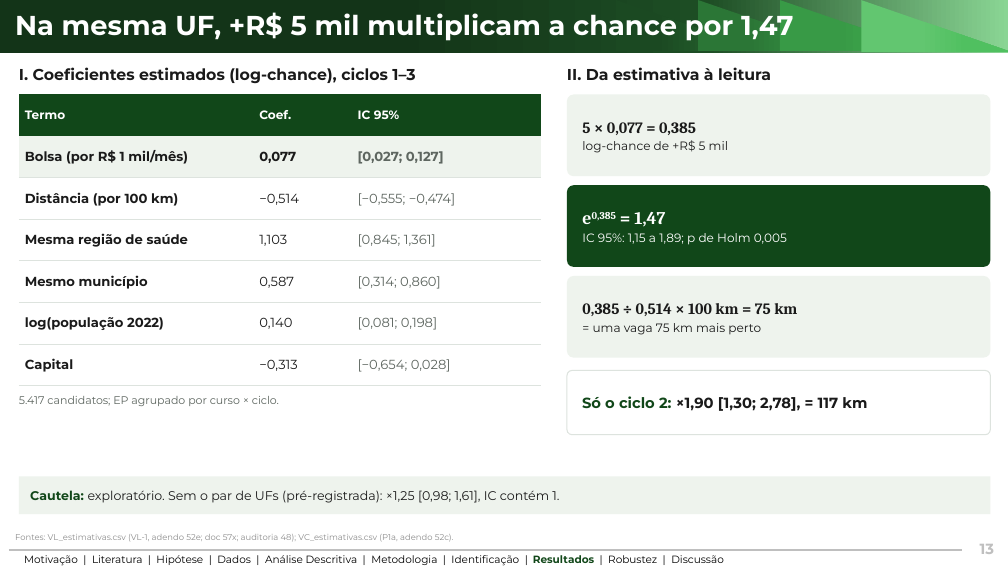
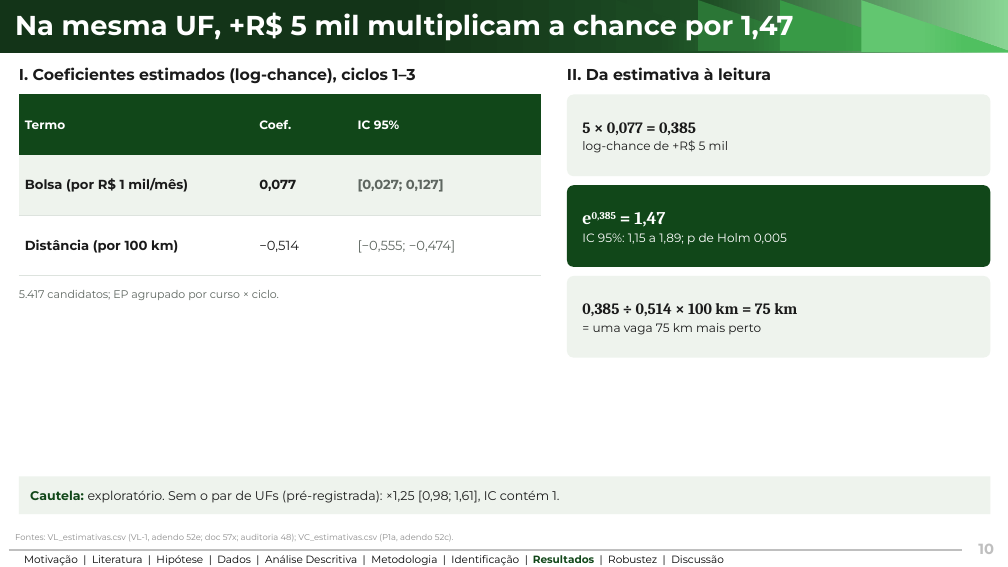
Before and after one commit to ka1victor/impact-eval-health-econ-pmme, a slide deck: slide 10 of output/apresentacao_banca_final/deck_banca_final.pptx (slide 13 before the commit). Drawn at 1008x567 pixels with LibreOffice and Linux fonts; fonts in the diff are those of the drawing; background and template pictures are left out. Boxes give left, top, right and bottom in pixels: in the first picture for what was removed or moved away, otherwise in the second. Text is boxed around its words. In the diff, an @@ line names an element or a change of style, - is before the commit and + after.

```diff
--- a/output/apresentacao_banca_final/deck_banca_final.pptx
+++ b/output/apresentacao_banca_final/deck_banca_final.pptx
@@ table at <box>19,95,541,276</box> @@
-row 4: Mesma região de saúde | 1,103 | [0,845; 1,361]
-row 5: Mesmo município | 0,587 | [0,314; 0,860]
-row 6: log(população 2022) | 0,140 | [0,081; 0,198]
-row 7: Capital | −0,313 | [−0,654; 0,028]
@@ text "5.417 candidatos; EP agrupado por ...": place and size @@
-text "5.417 candidatos; EP agrupado por ..." at <box>19,396,279,406</box>
+text "5.417 candidatos; EP agrupado por ..." at <box>19,290,279,300</box>
@@ rounded rectangle removed at <box>567,371,991,435</box> @@
-Só o ciclo 2: ×1,90 [1,30; 2,78], = 117 km
@@ text at <box>978,544,994,554</box>: text changed @@
-13
+10
```
Also in this commit, not shown: 16 other slides changed, 2 slides removed, 7 other files.
